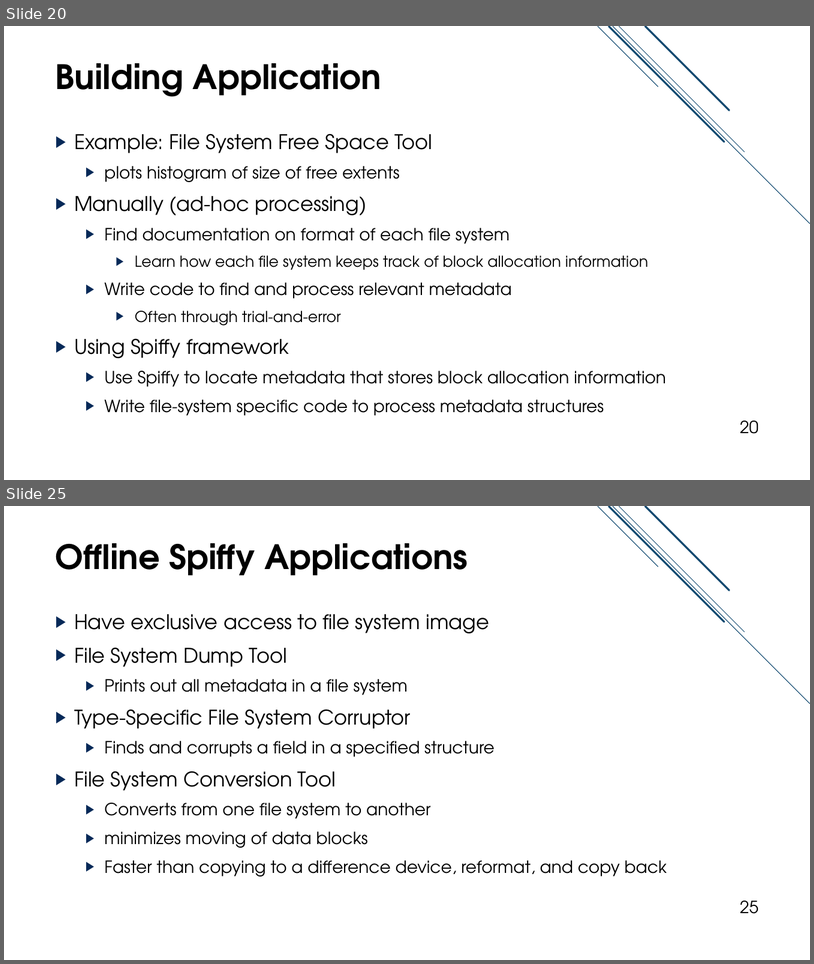
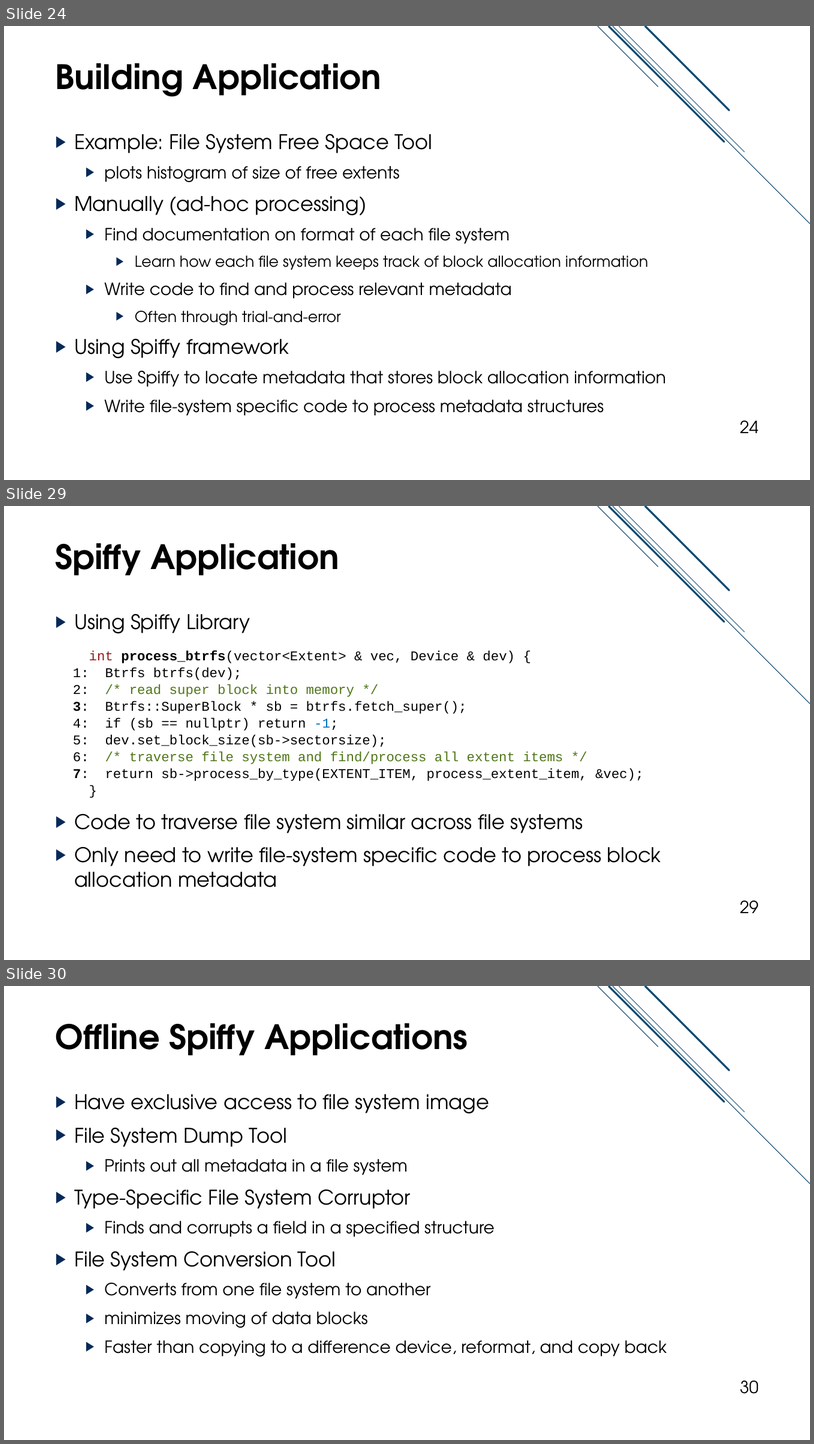
Before and after one commit to jacksun007/spiffy-paper, a slide deck: talk/spiffy_talk.pptx. Shown one above the other, each under a label of ours: slides 20 and 25 before the commit, slides 24, 29 and 30 after it; the slides between them are not shown. The pictures are 814x964 and 814x1444 pixels, drawn with LibreOffice and Linux fonts; fonts in the diff are those of the drawing. Boxes give left, top, right and bottom in pixels: in the first picture for what was removed or moved away, otherwise in the second. Text is boxed around its words. In the diff, an @@ line names an element or a change of style, - is before the commit and + after.

Commit message:
completed revision to annotation slides. TODO application slide revamp

```diff
--- a/talk/spiffy_talk.pptx
+++ b/talk/spiffy_talk.pptx
@@ slide 29 added at (x1=4, y1=506, x2=810, y2=960), background #FFFFFF; not listed: 5 template elements that a slide beside it also shows @@
@@ title added at (x1=56, y1=543, x2=339, y2=576), 40 pt, text #000000, bold @@
+Spiffy Application
@@ text added at (x1=74, y1=613, x2=662, y2=887), 24 pt, text #000000 @@
+▶ Using Spiffy Library
+▶ Code to traverse file system similar across file systems
+▶ Only need to write file-system specific code to process block allocation metadata
@@ text added at (x1=73, y1=651, x2=644, y2=781), 16 pt, text #000000 @@
+int process_btrfs(vector<Extent> & vec, Device & dev) {
+1: Btrfs btrfs(dev);
+2: /* read super block into memory */
+3: Btrfs::SuperBlock * sb = btrfs.fetch_super();
+4: if (sb == nullptr) return -1;
+5: dev.set_block_size(sb->sectorsize);
+6: /* traverse file system and find/process all extent items */
+7: return sb->process_by_type(EXTENT_ITEM, process_extent_item, &vec);
+}
@@ page number added at (x1=740, y1=900, x2=759, y2=913), 20 pt, text #000000 @@
+29
@@ what was slide 20 is now slide 24 @@
@@ page number at (x1=740, y1=420, x2=759, y2=433): text changed @@
-20
+24
@@ what was slide 25 is now slide 30 @@
@@ page number at (x1=740, y1=1380, x2=759, y2=1393): text changed @@
-25
+30
```
Also in this commit, not shown: 17 slides changed, 6 other slides added, 3 slides removed.
